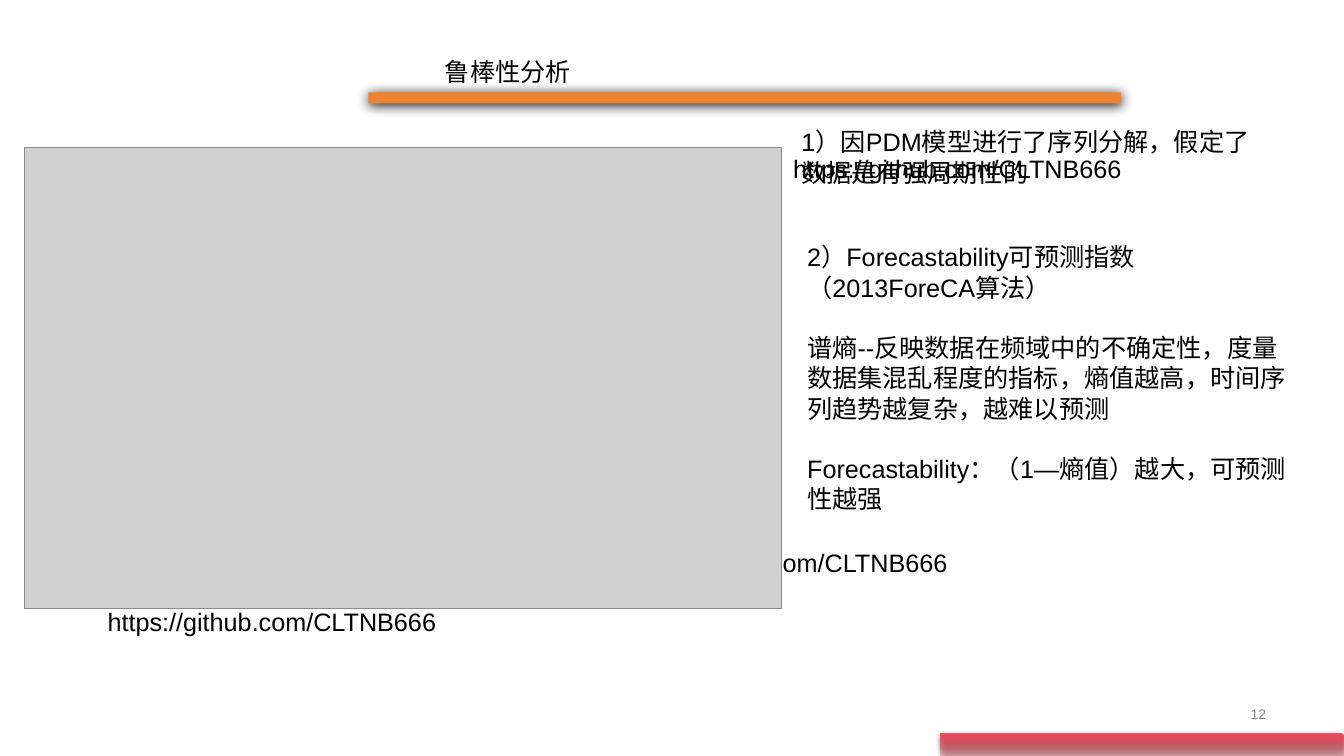
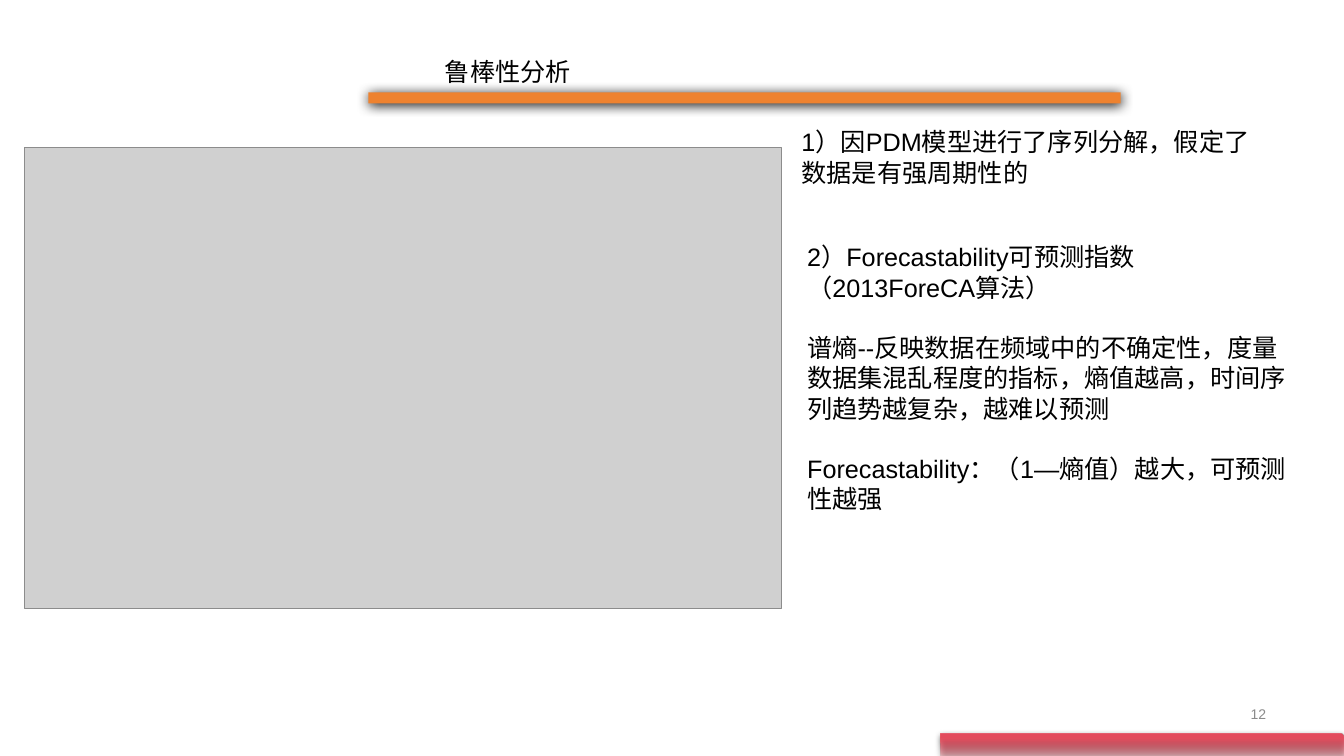
Before and after one commit to CLTNB666/-, a slide deck: slide 12 of TimeMixer - GitHub.pptx. Drawn at 1344x756 pixels with LibreOffice and Linux fonts; fonts in the diff are those of the drawing; grey boxes stand for pictures; background and template pictures are left out. Boxes give left, top, right and bottom in pixels: in the first picture for what was removed or moved away, otherwise in the second. Text is boxed around its words. In the diff, an @@ line names an element or a change of style, - is before the commit and + after.

```diff
--- a/TimeMixer - GitHub.pptx
+++ b/TimeMixer - GitHub.pptx
@@ text removed at (793,160,1121,184) @@
-https://github.com/CLTNB666
@@ text removed at (619,552,947,578) @@
-https://github.com/CLTNB666
@@ text removed at (108,612,436,637) @@
-https://github.com/CLTNB666
```
Also in this commit, not shown: 14 other slides changed.
